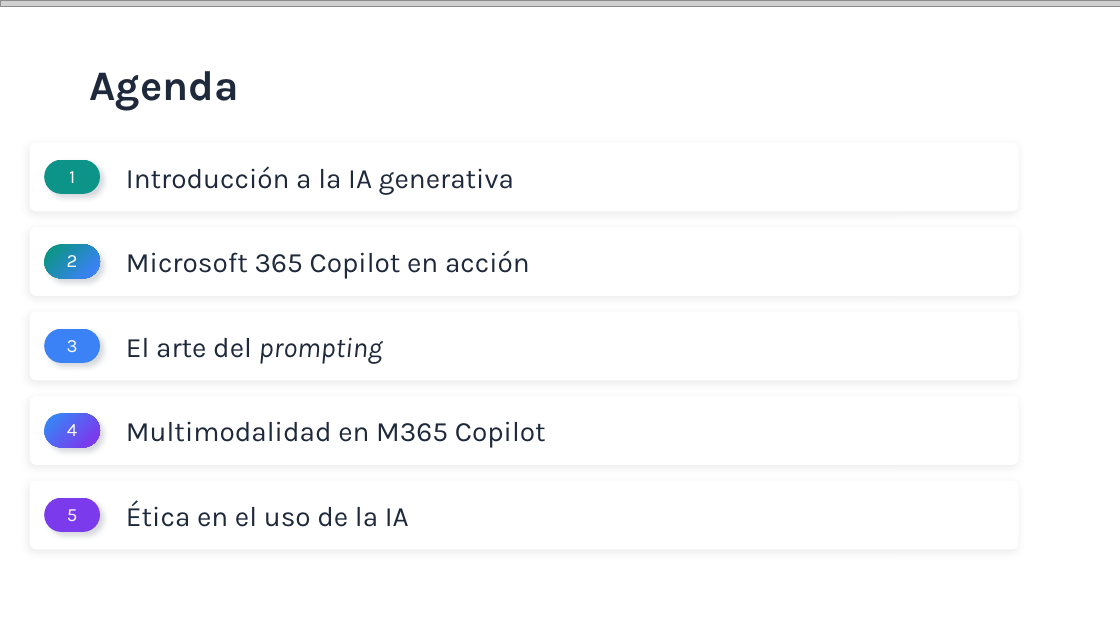
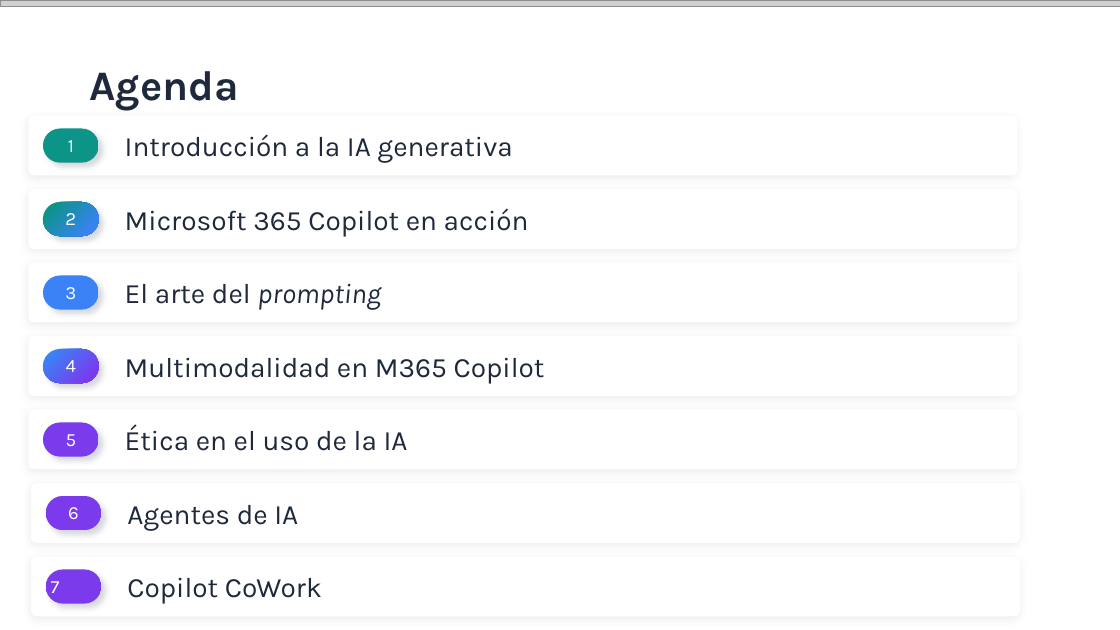
Before and after one commit to quizeth/Labs, a slide deck: slide 4 of IA y Copilot para business professionals/IA Generativa y Microsoft Copilot para profesionales.pptx. Drawn at 1120x630 pixels with LibreOffice and Linux fonts; fonts in the diff are those of the drawing; grey boxes stand for pictures. Boxes give left, top, right and bottom in pixels: in the first picture for what was removed or moved away, otherwise in the second. Text is boxed around its words. In the diff, an @@ line names an element or a change of style, - is before the commit and + after.

```diff
--- a/IA y Copilot para business professionals/IA Generativa y Microsoft Copilot para profesionales.pptx
+++ b/IA y Copilot para business professionals/IA Generativa y Microsoft Copilot para profesionales.pptx
@@ rounded rectangle: place and size @@
-rounded rectangle at [29,143,1018,212]
+rounded rectangle at [29,116,1017,176]
@@ text "Introducción a la IA generativa": place and size @@
-text "Introducción a la IA generativa" at [126,166,514,194]
+text "Introducción a la IA generativa" at [125,134,512,163]
@@ rounded rectangle "1": place and size @@
-rounded rectangle "1" at [45,160,100,194]
+rounded rectangle "1" at [43,129,98,163]
@@ rounded rectangle: place and size @@
-rounded rectangle at [29,227,1018,296]
+rounded rectangle at [29,189,1017,249]
@@ rounded rectangle "2": place and size @@
-rounded rectangle "2" at [45,245,100,279]
+rounded rectangle "2" at [43,202,98,236]
@@ text "Microsoft 365 Copilot en acción": place and size @@
-text "Microsoft 365 Copilot en acción" at [126,251,530,279]
+text "Microsoft 365 Copilot en acción" at [125,208,529,236]
@@ rounded rectangle: place and size @@
-rounded rectangle at [29,312,1018,381]
+rounded rectangle at [29,263,1017,323]
@@ text "El arte del prompting": place and size @@
-text "El arte del prompting" at [126,337,382,363]
+text "El arte del prompting" at [125,284,380,310]
@@ rounded rectangle "3": place and size @@
-rounded rectangle "3" at [45,329,100,363]
+rounded rectangle "3" at [43,276,98,310]
@@ rounded rectangle: place and size @@
-rounded rectangle at [29,396,1018,465]
+rounded rectangle at [29,336,1017,396]
@@ rounded rectangle "4": place and size @@
-rounded rectangle "4" at [45,413,100,448]
+rounded rectangle "4" at [43,349,98,383]
@@ text "Multimodalidad en M365 Copilot": place and size @@
-text "Multimodalidad en M365 Copilot" at [126,421,546,448]
+text "Multimodalidad en M365 Copilot" at [125,357,545,383]
@@ rounded rectangle: place and size @@
-rounded rectangle at [29,481,1018,549]
+rounded rectangle at [29,410,1017,470]
@@ text "Ética en el uso de ...": place and size @@
-text "Ética en el uso de ..." at [126,500,409,527]
+text "Ética en el uso de ..." at [125,425,408,451]
@@ rounded rectangle "5": place and size @@
-rounded rectangle "5" at [45,498,100,533]
+rounded rectangle "5" at [43,423,98,457]
@@ rounded rectangle added at [31,483,1020,543], fill #FFFFFF @@
@@ rounded rectangle added at [45,496,101,530], fill #7C3AED, 16 pt, text #FFFFFF @@
+6
@@ text added at [127,505,298,530], 24 pt, text #1E293B @@
+Agentes de IA
@@ rounded rectangle added at [31,557,1020,617], fill #FFFFFF @@
@@ rounded rectangle added at [45,570,101,604], fill #7C3AED, 16 pt, text #FFFFFF @@
+7
@@ text added at [127,578,322,604], 24 pt, text #1E293B @@
+Copilot CoWork
```
Also in this commit, not shown: 7 other slides changed, 14 slides added.
